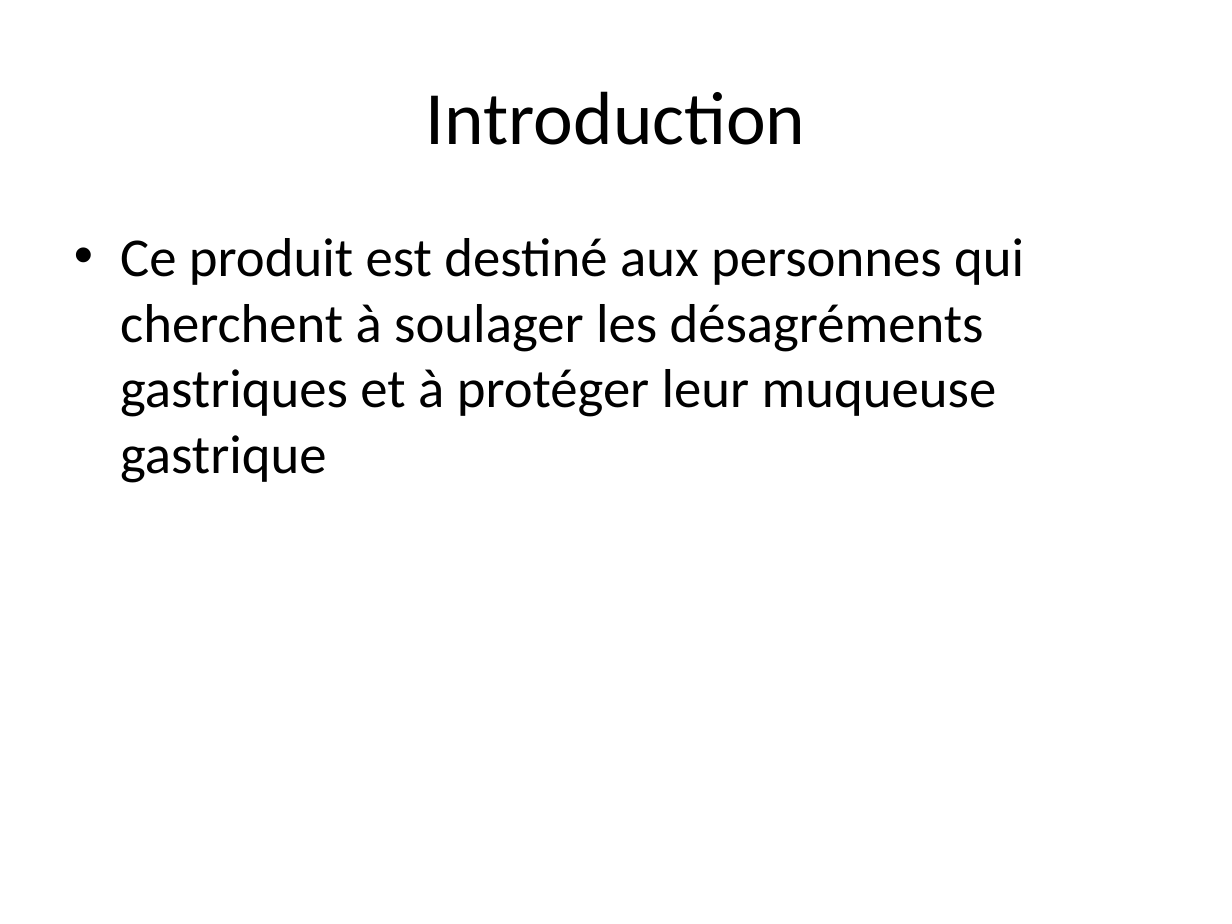
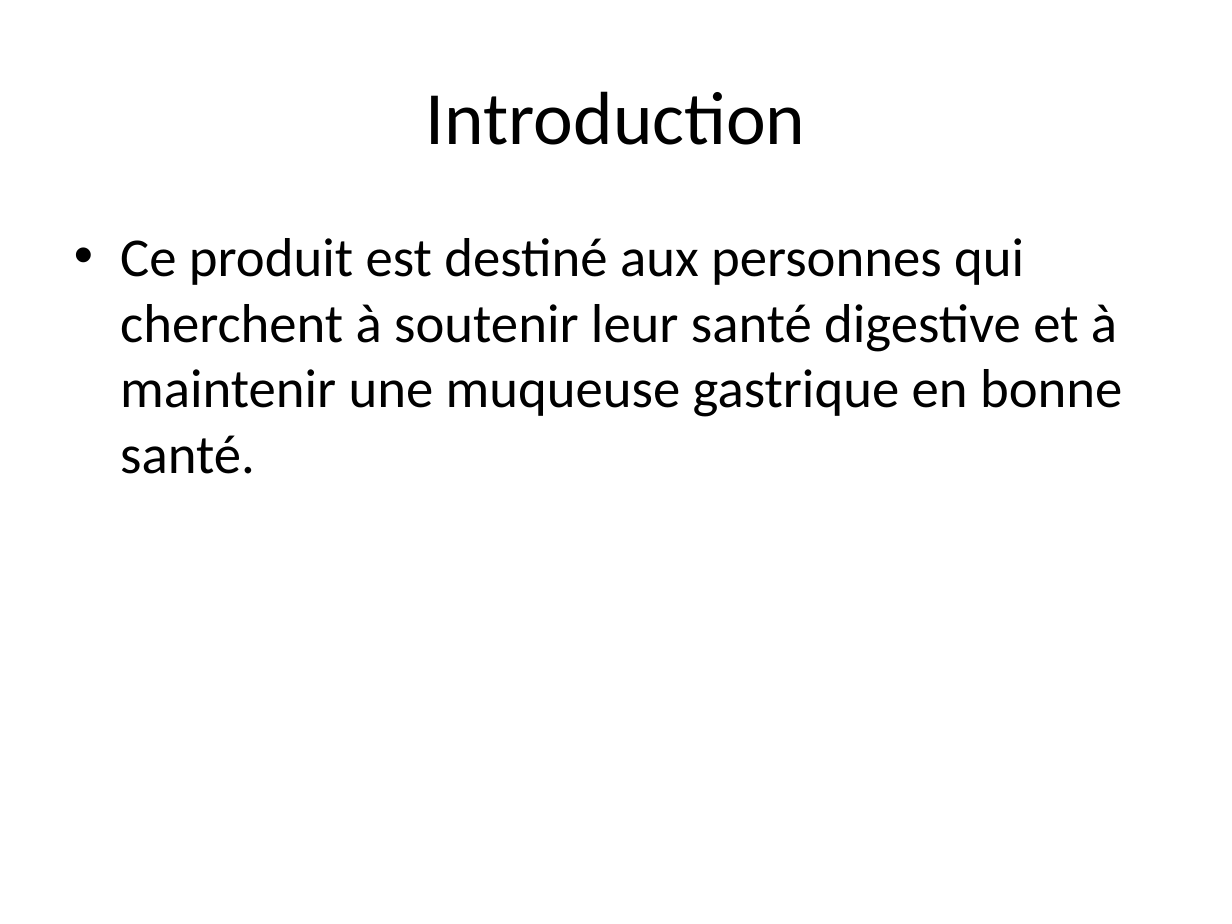
Before and after one commit to Tasnim85/Esprit-PI-4DS9-2526-ATHENAPLULSE, a slide deck: slide 2 of presentations/Michel Pierre Reflustop Dose De 10ml Boite 20 Sachets_presentation.pptx. Drawn at 1232x924 pixels with LibreOffice and Linux fonts; fonts in the diff are those of the drawing. Boxes give left, top, right and bottom in pixels: in the first picture for what was removed or moved away, otherwise in the second. Text is boxed around its words. In the diff, an @@ line names an element or a change of style, - is before the commit and + after.

```diff
--- a/presentations/Michel Pierre Reflustop Dose De 10ml Boite 20 Sachets_presentation.pptx
+++ b/presentations/Michel Pierre Reflustop Dose De 10ml Boite 20 Sachets_presentation.pptx
@@ text at box(120, 238, 1122, 474): text changed @@
-• Ce produit est destiné aux personnes qui cherchent à soulager les désagréments gastriques et à protéger leur muqueuse gastrique
+• Ce produit est destiné aux personnes qui cherchent à soutenir leur santé digestive et à maintenir une muqueuse gastrique en bonne santé.
```
Also in this commit, not shown: 4 other slides changed, 4 other files.
